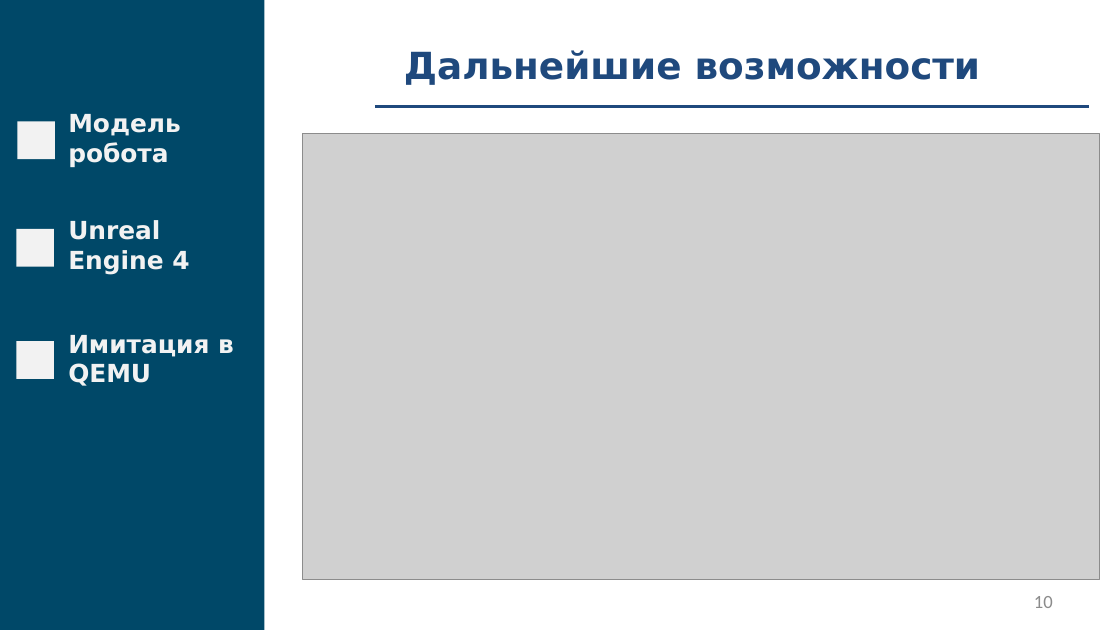
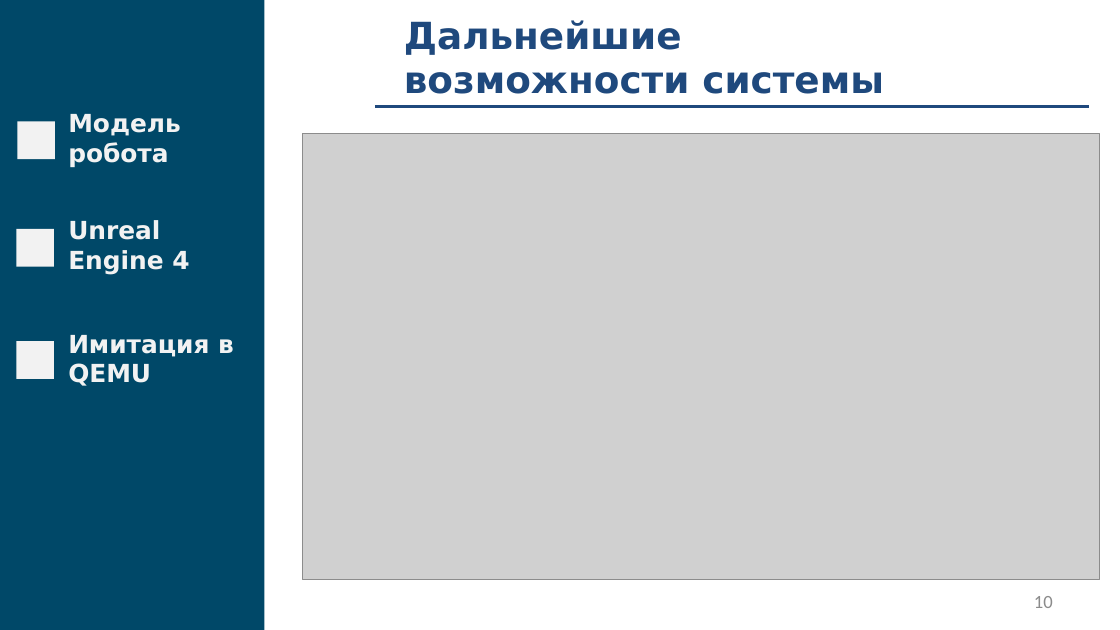
Before and after one commit to fanglores/Gagarin-2022, a slide deck: slide 10 of doc/Presentation.pptx. Drawn at 1120x630 pixels with LibreOffice and Linux fonts; fonts in the diff are those of the drawing; grey boxes stand for pictures. Boxes give left, top, right and bottom in pixels: in the first picture for what was removed or moved away, otherwise in the second. Text is boxed around its words. In the diff, an @@ line names an element or a change of style, - is before the commit and + after.

```diff
--- a/doc/Presentation.pptx
+++ b/doc/Presentation.pptx
@@ text at box(404, 20, 884, 94): text changed @@
-Дальнейшие возможности
+Дальнейшие
+возможности системы
```
Also in this commit, not shown: 3 other slides changed.
